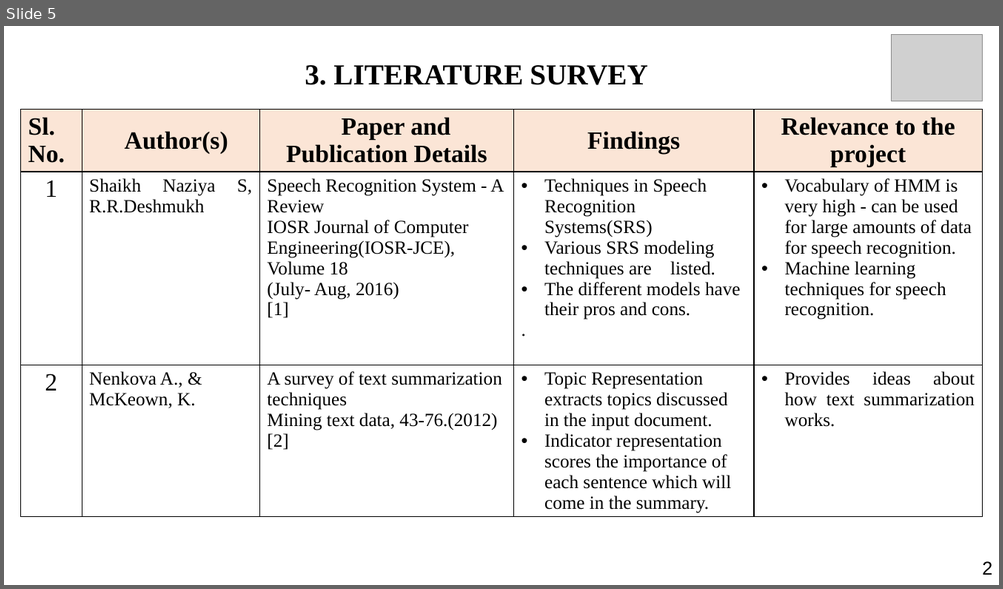
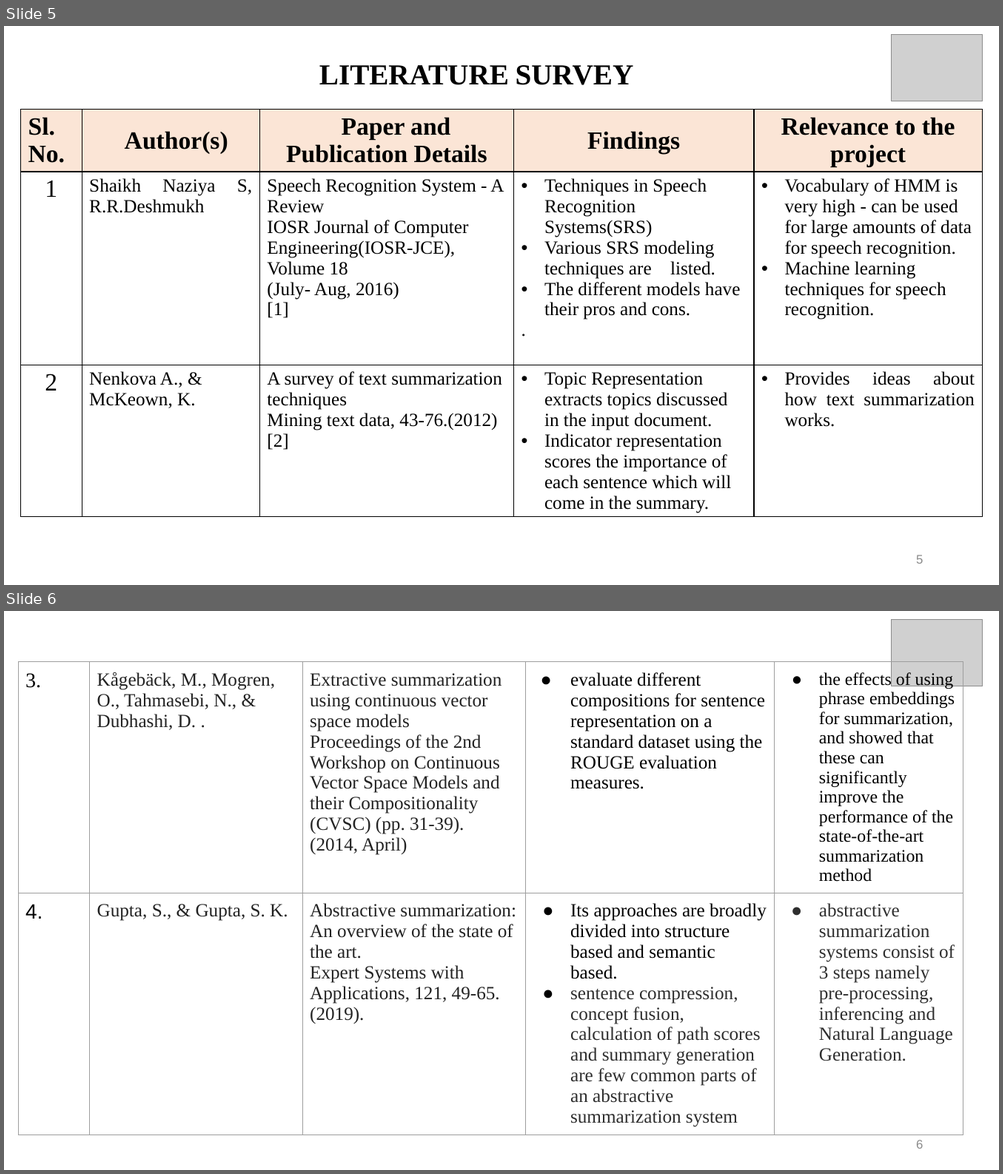
Before and after one commit to Hariomsmit/TransSummarize, a slide deck: MINI_PROJECT.pptx. Shown one above the other, each under a label of ours: slide 5 before the commit, slides 5 and 6 after it. The pictures are 1003x589 and 1003x1174 pixels, drawn with LibreOffice and Linux fonts; fonts in the diff are those of the drawing; grey boxes stand for pictures. Boxes give left, top, right and bottom in pixels: in the first picture for what was removed or moved away, otherwise in the second. Text is boxed around its words. In the diff, an @@ line names an element or a change of style, - is before the commit and + after.

```diff
--- a/MINI_PROJECT.pptx
+++ b/MINI_PROJECT.pptx
@@ slide 6 added at (4,611,999,1170), background #FFFFFF @@
@@ picture added at (891,619,982,686) @@
@@ table added at (18,662,963,1130), 2 rows, 5 columns @@
+3. | Kågebäck, M., Mogren, O., Tahmasebi, N., & Dubhashi, D. . | Extractive summarization using continuous vector space models / Proceedings of the 2nd Workshop on Continuous Vector Space Models and their Compositionality (CVSC) (pp. 31-39). / (2014, April) | evaluate different compositions for sentence representation on a standard dataset using the ROUGE evaluation measures. | the effects of using phrase embeddings for summarization, and showed that these can significantly improve the performance of the state-of-the-art summarization method
+4. | Gupta, S., & Gupta, S. K. | Abstractive summarization: An overview of the state of the art. / Expert Systems with Applications, 121, 49-65. / (2019). | Its approaches are broadly divided into structure based and semantic based. / sentence compression, concept fusion, calculation of path scores and summary generation are few common parts of an abstractive summarization system | abstractive summarization systems consist of 3 steps namely pre-processing, inferencing and Natural Language Generation.
@@ page number added at (916,1140,922,1149), 12 pt, text #8B8B8B @@
+6
@@ slide 5 changed as well @@
@@ title at (319,65,634,85): text changed @@
-3. LITERATURE SURVEY
+LITERATURE SURVEY
@@ page number added at (916,555,922,564), 12 pt, text #8B8B8B @@
+5
@@ text removed at (982,562,992,575) @@
-2
```
Also in this commit, not shown: 8 other slides changed, 4 other slides added, 1 slide removed, 11 other files.
